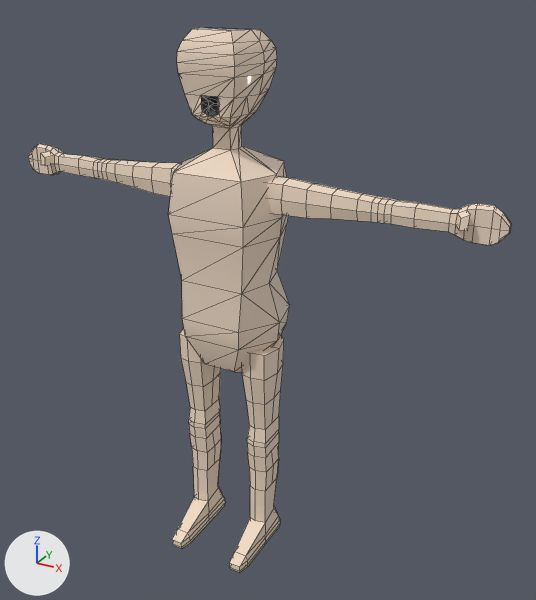
An edit to the FBX model Assets/Resources/Models/bigmen.FBX, drawn before and after from the same camera.
The view is the same before and after, from a 50 mm lens placed at (3.9, -6.12, 5.74), pointed at (0.35, 0.34, 2.51). Arrows for +X, +Y and +Z are at lower left; the lights stay in place. Mesh edges are drawn as thin lines. Where no turn or scale is listed for an object, it has been applied to the vertices. Vertices at the same position are counted once.

The first picture shows 'Tit_armL', 'Tit_armR', 'Tit_body', 'Tit_legL', 'Tit_legR'.
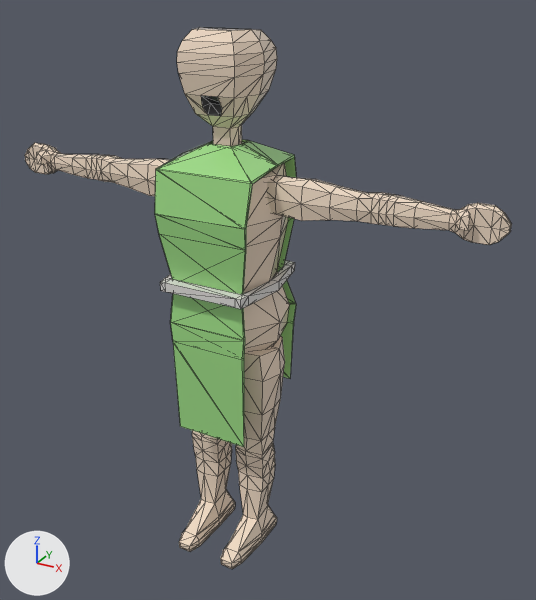
The newer file is also rescaled (x0.361), turned or shifted as a whole; pictures and numbers use the older file's frame.

Changed parts and their boxes [x1, y1, x2, y2] in the pictures (536 x 600 px):
'Tit_body', reshaped: before [169, 27, 289, 372]; after [177, 27, 290, 354]
'Tit_clo001', added (green): after [155, 141, 278, 447]
'Tit_armR', reshaped: before [267, 176, 512, 245]; after [267, 175, 512, 245]
'Tit_legR001', added (beige): after [221, 335, 285, 569]
'Tit_legL', deleted (beige): before [229, 336, 284, 572]
'Tit_legR', deleted (beige): before [172, 329, 225, 549]
'Tit_legR002', added (beige): after [179, 430, 235, 552]
'Tit_armL', deleted (beige): before [28, 144, 181, 197]
'Tit_armR001', added (beige): after [25, 143, 170, 196]
'Tit_clo003', added: after [160, 260, 295, 309]
'Tit_clo002', added (green): after [211, 140, 296, 379]
part 2 of me_mesh_002, cut back: [185, 91, 268, 128] in both

What changed in the scene script:
```text
Change me_mesh_001:
    remove me_mesh_001.from_pydata(...)  # 142 vertices, 140 faces; spans x -0.15..2.26, y -0.18..0.16, z -0.02..0.34
    add me_mesh_001.from_pydata(...)  # 142 vertices, 280 faces; spans x -0.15..2.26, y -0.18..0.16, z -0.03..0.35
    me_mesh_001 part 1
    110 vertices are removed from x -0.15..2.26, y -0.18..0.14, z -0.02..0.33
    140 faces are deleted
    3 vertices move within x 0.91..1.76, y -0.1..0.11, z 0.05..0.25
    96 vertices are added at x -0.15..2.26, y -0.18..0.16, z -0.03..0.35
    9 new vertices lie (0.07, 0.0, 0.0) away from vertices in x 1.05..1.19, y -0.11..0.15, z 0.04..0.3
    5 new vertices lie (0.07, 0.0, 0.0) away from vertices in x 1.12..1.19, y -0.1..0.15, z 0.04..0.3
    280 new faces join them
Change me_mesh_002:
    remove me_mesh_002.from_pydata(...)  # 132 vertices, 260 faces; spans x -0.62..0.62, y -0.45..0.46, z 0.0..3.58
    add me_mesh_002.from_pydata(...)  # 108 vertices, 212 faces; spans x -0.62..0.62, y -0.45..0.46, z 0.0..3.58
    me_mesh_002 part 2
    24 vertices are removed from x -0.21..0.18, y -0.29..-0.13, z 2.72..2.93
    59 faces are deleted
    4 vertices move from x -0.22..0.22, y -0.27..0.22, z 2.82..2.91 to x -0.22..0.22, y -0.21..0.15, z 2.81..2.91
    6 vertices are added at (-0.21, -0.22, 2.81), (0.07, -0.22, 2.81), (-0.07, -0.22, 2.81), (0.09, -0.13, 2.91), (0.11, -0.25, 2.89), (-0.11, -0.25, 2.89)
    15 new faces join them, mat_tit_001 (beige #f2ddc8)
    8 new faces join them, mat_tit_002 (dark grey #585858)
Remove ob_tit_legr:
    ob_tit_legr = bpy.data.objects.new('Tit_legR', me_mesh_004)
Remove ob_tit_arml:
    ob_tit_arml = bpy.data.objects.new('Tit_armL', me_mesh)
Remove ob_tit_legl:
    ob_tit_legl = bpy.data.objects.new('Tit_legL', me_mesh_003)
Add ob_tit_armr001:
    ob_tit_armr001 = bpy.data.objects.new('Tit_armR001', me_mesh_001_1)  # 142 vertices, 280 faces; spans x -5.9..89.1, y -7.1..6.4, z -1.6..13.5; in mat_tit_001 (beige #f2ddc8)
    ob_tit_armr001.location = (-0.53, 0.16, 3.6)
    ob_tit_armr001.rotation_euler = (3.142, 0.0, 0.0)  # degrees (180, 0, 0)
    ob_tit_armr001.scale = (-0.0254, -0.0254, -0.0254)
Add ob_tit_clo002:
    ob_tit_clo002 = bpy.data.objects.new('Tit_clo002', me_mesh_004_1)  # 40 vertices, 76 faces; spans x -0.56..0.56, y 0.01..0.57, z -0.2..2.59; in mat_material__51 (green #a0de89)
    ob_tit_clo002.location = (0.0, 0.14, 1.62)
Add ob_tit_legr001:
    ob_tit_legr001 = bpy.data.objects.new('Tit_legR001', me_mesh_006)  # 122 vertices, 240 faces; spans x -0.32..0.32, y -0.41..0.59, z 0.0..2.6; in mat_tit_001 (beige #f2ddc8)
    ob_tit_legr001.location = (0.3, -0.15, -0.52)
Add ob_tit_clo003:
    ob_tit_clo003 = bpy.data.objects.new('Tit_clo003', me_mesh_005)  # 40 vertices, 80 faces; spans x -0.576..0.576, y -0.059..1.112, z 0.0..0.1; in mat_material__52 (light grey #e3e0dd)
    ob_tit_clo003.location = (0.0, -0.39, 2.74)
Add ob_tit_legr002:
    ob_tit_legr002 = bpy.data.objects.new('Tit_legR002', me_mesh_007)  # 122 vertices, 240 faces; spans x -0.32..0.32, y -0.41..0.59, z 0.0..2.6; in mat_tit_001 (beige #f2ddc8)
    ob_tit_legr002.location = (-0.3, -0.15, -0.52)
Add ob_tit_clo001:
    ob_tit_clo001 = bpy.data.objects.new('Tit_clo001', me_mesh_003_1)  # 40 vertices, 76 faces; spans x -0.56..0.56, y -0.56..0.01, z -0.59..2.59; in mat_material__51 (green #a0de89)
    ob_tit_clo001.location = (0.0, 0.14, 1.62)
```
